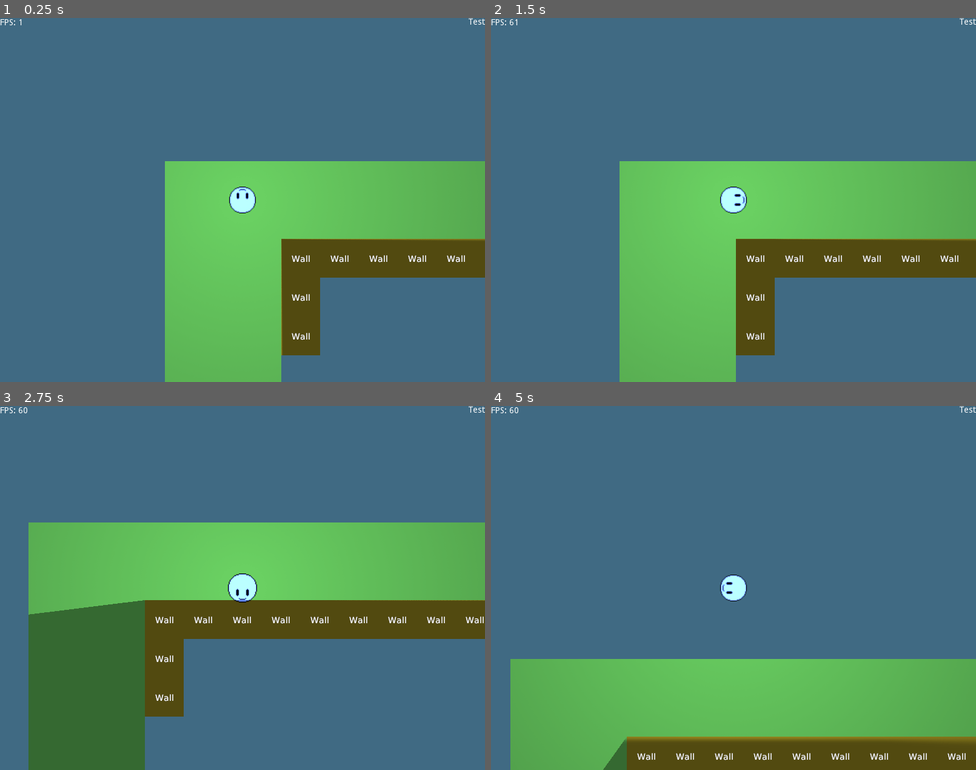
Above: before the commit, frames 1-4 (two rows, left to right).
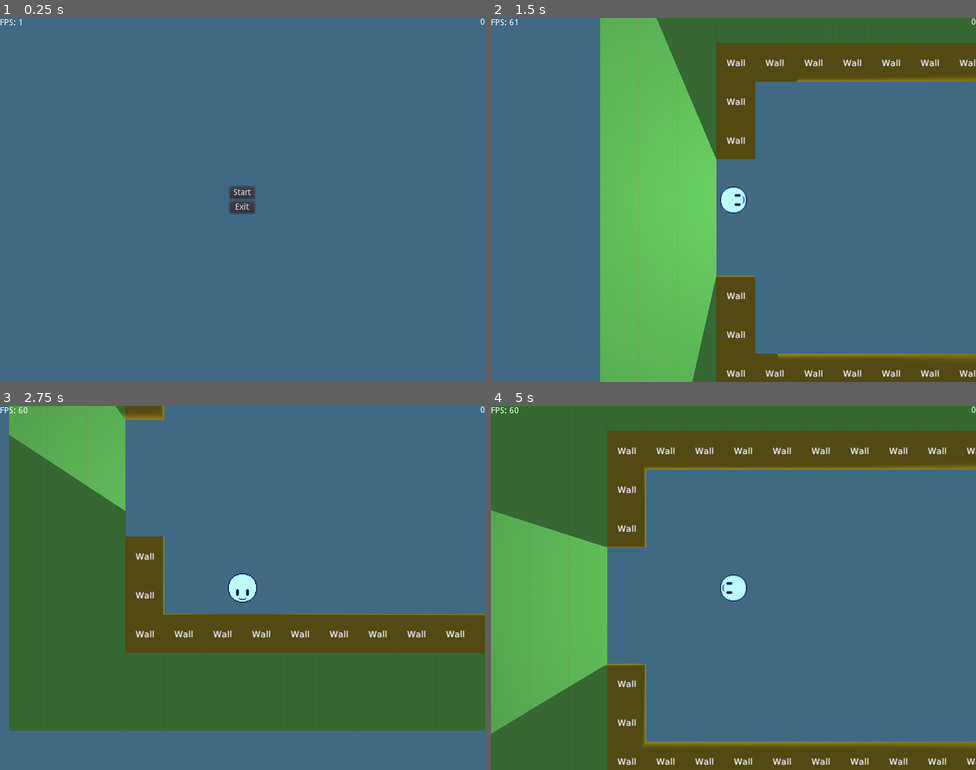
Above: after the commit, the same moments.

Repository: anthonynd/he1st
Game: Godot game, scene res://level/main.tscn
Same seed, same stepped clock (60 frames per second), same inputs: the game is played once before the commit and once after it.
Inputs (mouse positions are in pixels of both pictures, inside the frame that each line leads up to):
- Up to frame 1 (0.25 s): no input
- Up to frame 2 (1.5 s): click (733, 192) at 0.5 s, where only the run after the commit has a clickable "Start"; hold D (move_right) from 1.28 s (still down)
- Up to frame 3 (2.75 s): release D (move_right) at 2.03 s; hold S (move_down) from 2.03 s (still down)
- Up to frame 4 (5 s): release S (move_down) at 2.78 s; hold D (move_right) 2.78-3.53 s; hold W (move_up) 3.53-4.28 s; hold A (move_left) from 4.28 s (still down)

The runs differ from the first frame. In frame 1, 30% of the frame differs, in the area x 34-100%, y 0-100%; in frame 2, 46%; in frame 3, 54%; in frame 4, 56%, in the area x 0-100%, y 0-100%.

Commit message:
Loading Map and adding Main Menu

Diff:
--- a/gui/main_gui.tscn
+++ b/gui/main_gui.tscn
@@ -1,6 +1,7 @@
-[gd_scene load_steps=2 format=2]
+[gd_scene load_steps=3 format=2]
 
 [ext_resource path="res://scripts/gui/fps.gd" type="Script" id=1]
+[ext_resource path="res://scripts/gui/mainMenu/mainMenu.gd" type="Script" id=2]
 
 [node name="main_gui" type="Control"]
 anchor_right = 1.0
@@ -11,20 +12,46 @@
 anchor_right = 1.0
 margin_left = -800.0
 margin_bottom = 14.0
-text = "Test"
+text = "0"
 align = 2
 
-[node name="MarginContainer" type="MarginContainer" parent="."]
+[node name="info_container" type="MarginContainer" parent="."]
 anchor_right = 1.0
 anchor_bottom = 1.0
 margin_top = 1.10803
 margin_bottom = 1.10803
 
-[node name="VBoxContainer" type="VBoxContainer" parent="MarginContainer"]
+[node name="VBoxContainer" type="VBoxContainer" parent="info_container"]
 margin_right = 800.0
 margin_bottom = 600.0
 
-[node name="fps" type="Label" parent="MarginContainer/VBoxContainer"]
+[node name="fps" type="Label" parent="info_container/VBoxContainer"]
 margin_right = 800.0
 margin_bottom = 14.0
 script = ExtResource( 1 )
+
+[node name="mainMenu" type="CenterContainer" parent="."]
+anchor_right = 1.0
+anchor_bottom = 1.0
+script = ExtResource( 2 )
+
+[node name="HBoxContainer" type="HBoxContainer" parent="mainMenu"]
+margin_left = 379.0
+margin_top = 278.0
+margin_right = 420.0
+margin_bottom = 322.0
+
+[node name="mainMenuButtons" type="VBoxContainer" parent="mainMenu/HBoxContainer"]
+margin_right = 41.0
+margin_bottom = 44.0
+
+[node name="startGameBtn" type="Button" parent="mainMenu/HBoxContainer/mainMenuButtons"]
+margin_right = 41.0
+margin_bottom = 20.0
+text = "Start"
+
+[node name="exitGameBtn" type="Button" parent="mainMenu/HBoxContainer/mainMenuButtons"]
+margin_top = 24.0
+margin_right = 41.0
+margin_bottom = 44.0
+text = "Exit"
--- a/level/main.tscn
+++ b/level/main.tscn
@@ -1,21 +1,18 @@
-[gd_scene load_steps=5 format=2]
+[gd_scene load_steps=4 format=2]
 
 [ext_resource path="res://scripts/main.gd" type="Script" id=1]
-[ext_resource path="res://level/maps/house.tscn" type="PackedScene" id=2]
-[ext_resource path="res://player/player.tscn" type="PackedScene" id=3]
-[ext_resource path="res://gui/main_gui.tscn" type="PackedScene" id=4]
+[ext_resource path="res://player/player.tscn" type="PackedScene" id=2]
+[ext_resource path="res://gui/main_gui.tscn" type="PackedScene" id=3]
 
 [node name="root" type="Node2D"]
 script = ExtResource( 1 )
 
 [node name="map" type="Node2D" parent="."]
-editor/display_folded = true
 
-[node name="house" parent="map" instance=ExtResource( 2 )]
-
-[node name="player" parent="." instance=ExtResource( 3 )]
+[node name="player" parent="." instance=ExtResource( 2 )]
+visible = false
 
 [node name="gui" type="CanvasLayer" parent="."]
 editor/display_folded = true
 
-[node name="main_gui" parent="gui" instance=ExtResource( 4 )]
+[node name="main_gui" parent="gui" instance=ExtResource( 3 )]
--- a/scripts/globals.gd
+++ b/scripts/globals.gd
@@ -1,13 +1,19 @@
 extends Node
 
+var debugMessages = [];
+
 var currentScene = null
+var mapNode = null
+var currentMap = null
 var gui = null
 
-var debugMessages = [];
+var player = null;
 
 func _ready():
 	currentScene = get_tree().root.get_child( get_tree().root.get_child_count() - 1)
 	gui = currentScene.get_node("gui/main_gui")
+	mapNode = currentScene.get_node("map")
+	player = currentScene.get_node("player")
 	pass # Replace with function body.
 
 func printOnScreen(value):
@@ -18,3 +24,16 @@
 			debugMessages.remove(0)
 		debug_label.text = PoolStringArray(debugMessages).join("\n");
 	pass
+
+func setMap(mapName):
+	if(!mapNode):
+		return
+
+	if(currentMap):
+		currentMap.queue_free()
+	var s = ResourceLoader.load("res://level/maps/"+mapName+".tscn")
+	currentMap = s.instance()
+	mapNode.add_child(currentMap)
+	if(!player.visible):
+		player.visible = true
+	player.translate(currentMap.get_node("playerSpawn").transform.origin)
--- /dev/null
+++ b/scripts/gui/mainMenu/mainMenu.gd
@@ -0,0 +1,15 @@
+extends Control
+
+func _ready():
+	var startBtn = $HBoxContainer/mainMenuButtons/startGameBtn
+	var exitBtn = $HBoxContainer/mainMenuButtons/exitGameBtn
+	startBtn.connect("pressed", self, "_set_start_map")
+	exitBtn.connect("pressed", self, "_exit_game")
+	pass # Replace with function body.
+
+func _set_start_map():
+	visible = false
+	get_node("/root/globals").setMap("house")
+
+func _exit_game():
+	get_tree().quit()
